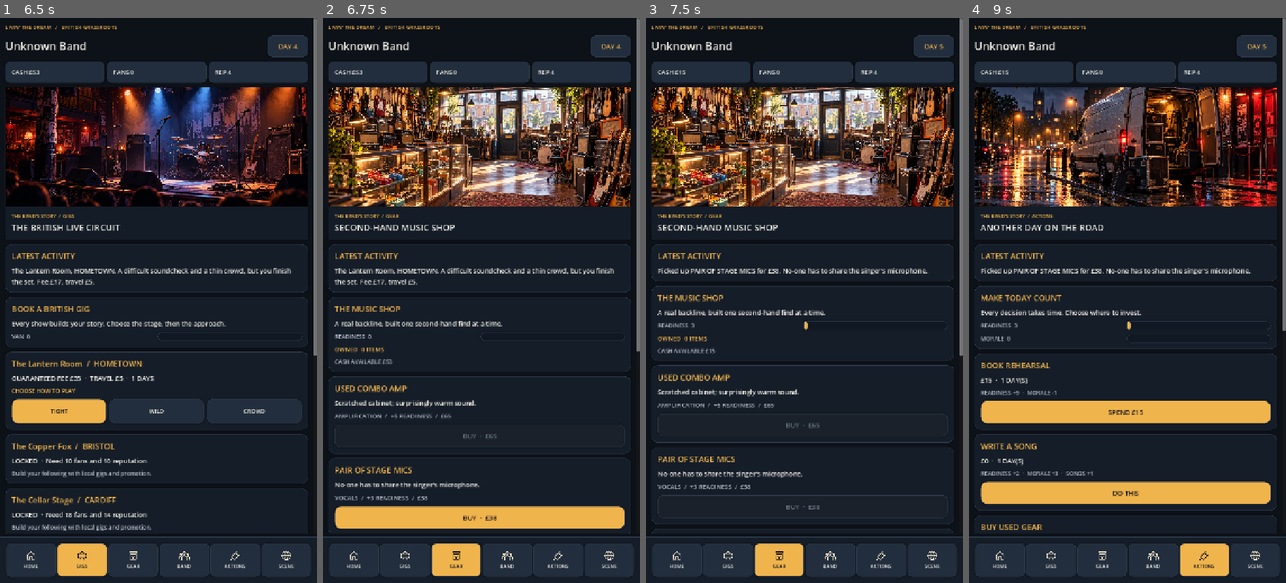
Above: before the commit, frames 1-4 (left to right).
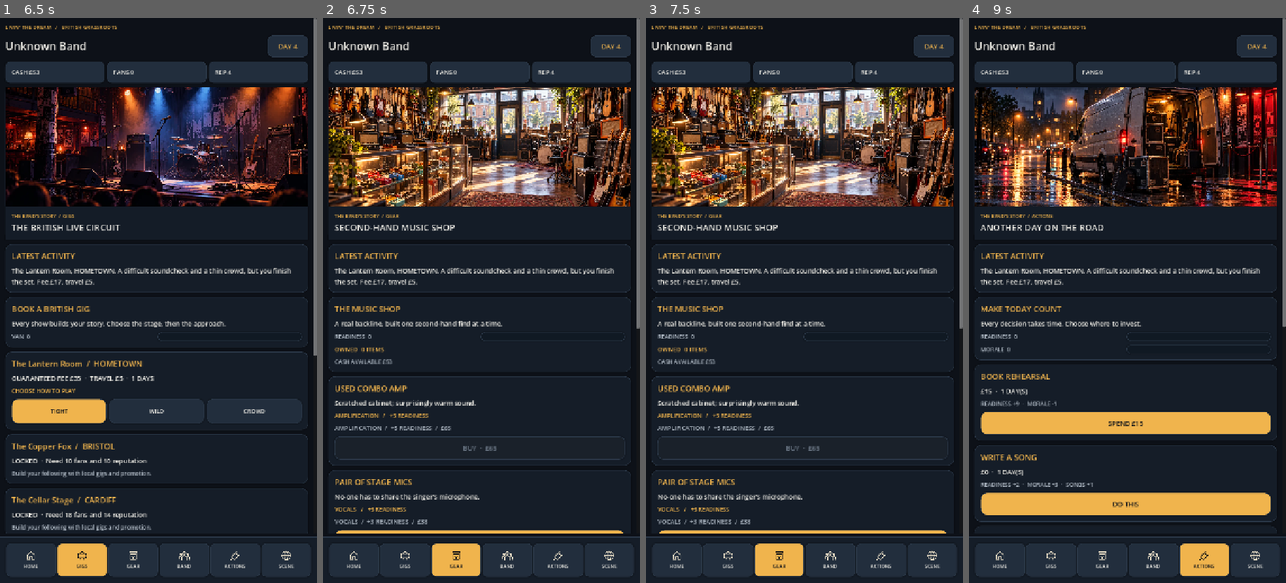
Above: after the commit, the same moments.

Repository: alimuir654-rgb/BandMaster
Game: Godot game, scene res://Scenes/CareerHub.tscn
Same seed, same stepped clock (60 frames per second), same inputs: the game is played once before the commit and once after it. This scene is started directly instead of the project's main scene.
Inputs (mouse positions are in pixels of both pictures, inside the frame that each line leads up to):
- Up to frame 1 (6.5 s): click "BOOK A HOMETOWN GIG" at 0.5 s; click "TIGHT" at 1.25 s; click "TIGHT" at 2 s; click "WILD" at 2.75 s; click "CROWD" at 3.5 s; click (31, 560) at 4.27 s; click "BOOK A HOMETOWN GIG" at 5 s; click (82, 560) at 5.77 s
- Up to frame 2 (6.75 s): click (456, 560) at 6.52 s
- Up to frame 3 (7.5 s): click "BUY · £38" at 7.25 s
- Up to frame 4 (9 s): click (1152, 560) at 8.02 s; click (1203, 560) at 8.77 s

Frame 1 is identical in both runs. In frame 2, 6.0% of the frame differs, in the area x 1-100%, y 54-92%; in frame 3, 6.7%; in frame 4, 11%, in the area x 1-100%, y 4-91%.
Error before the commit: Invalid access to property or key 'band' on a base object of type 'Dictionary'. (res://Scripts/career_hub.gd:459)
Error after the commit: Invalid access to property or key 'band' on a base object of type 'Dictionary'. (res://Scripts/career_hub.gd:482)

Commit message:
design: give musicians visual identity, profile headings and gear category hierarchy

Diff:
--- a/Scripts/career_hub.gd
+++ b/Scripts/career_hub.gd
@@ -189,6 +189,7 @@
  content.add_child(panel)
  var frame := VBoxContainer.new()
  frame.add_theme_constant_override("separation",0)
+ frame.size_flags_horizontal = Control.SIZE_EXPAND_FILL
  panel.add_child(frame)
  var path := "res://Art/Backgrounds/%s.webp" % tab.to_lower()
  if not ResourceLoader.exists(path):
@@ -294,6 +295,8 @@
  for item in Gear.ITEMS:
   var key: String = str(item["id"])
   var box := _card(str(item["name"]),str(item["description"]))
+  var category := _label(box,str(item["type"]).to_upper()+"   /   +%d READINESS" % int(item["readiness"]),13,UI.AMBER)
+  category.autowrap_mode = TextServer.AUTOWRAP_OFF
   _label(box,"%s  /  +%d READINESS  /  £%d" % [str(item["type"]),int(item["readiness"]),int(item["price"])],14,UI.MUTED)
   if owned.has(key):
    _label(box,"✓  IN YOUR INVENTORY",15,UI.AMBER)
@@ -315,7 +318,27 @@
    continue
   var member: Dictionary = members[i]
   var index := i
-  var box := _card(str(member.get("name","Musician")).to_upper(),str(member.get("role","")).to_upper()+"   /   "+str(member.get("trait","")))
+  var box := _card("", "")
+  var identity := HBoxContainer.new()
+  identity.add_theme_constant_override("separation",14)
+  box.add_child(identity)
+  var avatar_frame := PanelContainer.new()
+  avatar_frame.custom_minimum_size = Vector2(74,74)
+  avatar_frame.add_theme_stylebox_override("panel",UI.style(Color("#334154"),12))
+  identity.add_child(avatar_frame)
+  var initials := _label(avatar_frame,str(member.get("name","?")).left(1).to_upper(),36,UI.AMBER)
+  initials.horizontal_alignment = HORIZONTAL_ALIGNMENT_CENTER
+  initials.vertical_alignment = VERTICAL_ALIGNMENT_CENTER
+  var name_stack := VBoxContainer.new()
+  name_stack.size_flags_horizontal = Control.SIZE_EXPAND_FILL
+  identity.add_child(name_stack)
+  _label(name_stack,str(member.get("name","Musician")).to_upper(),24,UI.WHITE)
+  _label(name_stack,str(member.get("role","")).to_upper(),13,UI.AMBER)
+  _label(name_stack,str(member.get("trait","")),13,UI.MUTED)
+  var rule := ColorRect.new()
+  rule.color = Color("#344153")
+  rule.custom_minimum_size.y = 1
+  box.add_child(rule)
   var scores := GridContainer.new()
   scores.columns = 2
   scores.add_theme_constant_override("h_separation",16)
